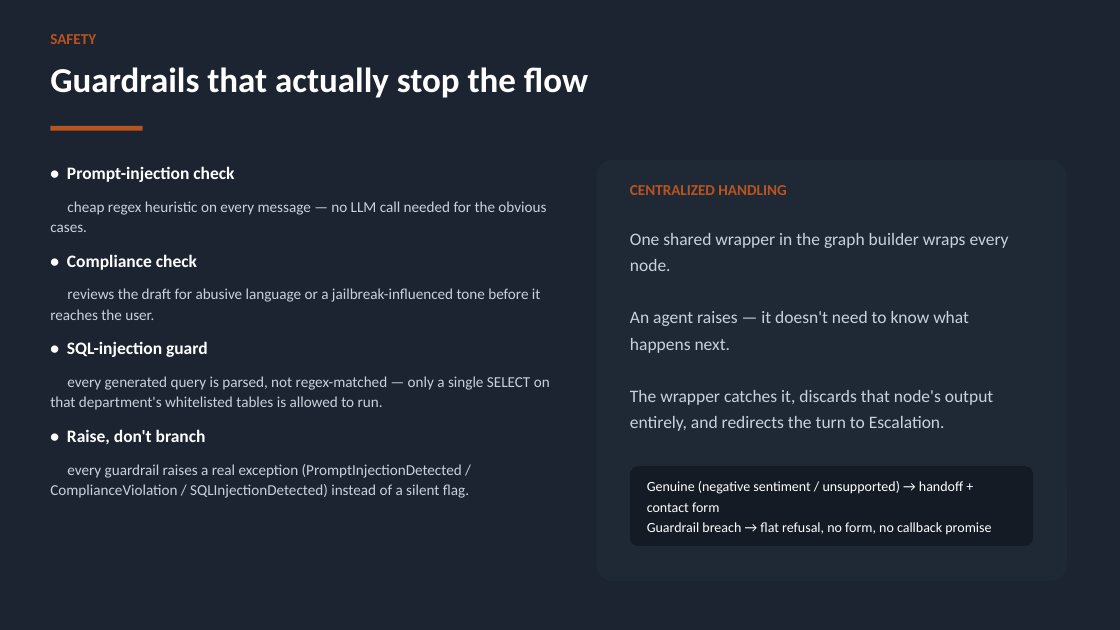
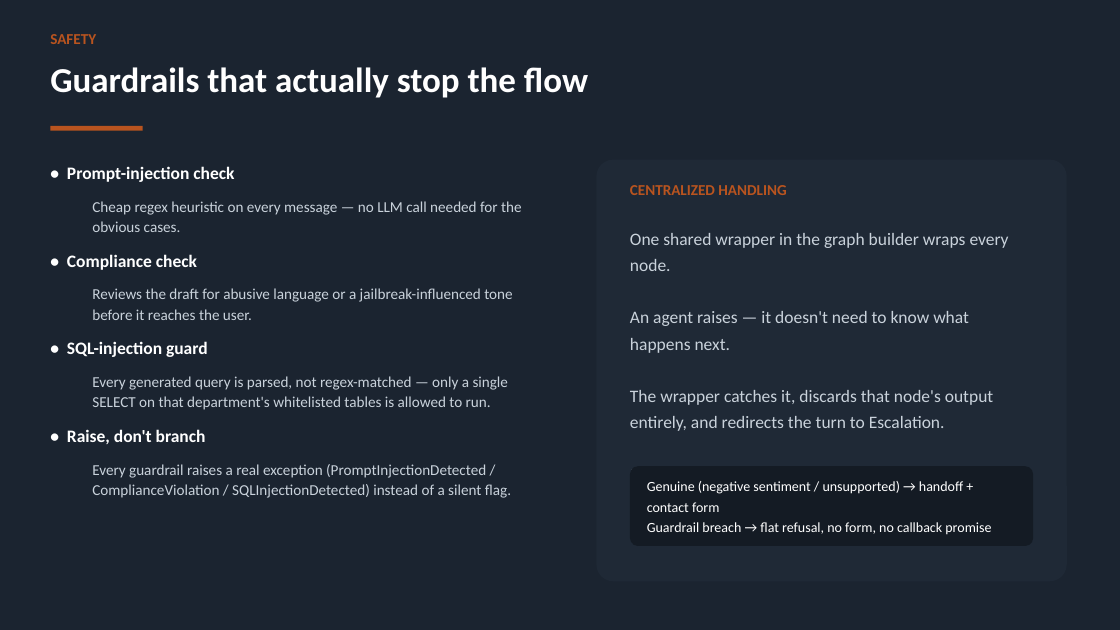
Before and after one commit to Anuj3126/agentic-support-assistant, a slide deck: slide 6 of ShopUNow_Capstone_Presentation.pptx. Drawn at 1120x630 pixels with LibreOffice and Linux fonts; fonts in the diff are those of the drawing. Boxes give left, top, right and bottom in pixels: in the first picture for what was removed or moved away, otherwise in the second. Text is boxed around its words. In the diff, an @@ line names an element or a change of style, - is before the commit and + after.

```diff
--- a/ShopUNow_Capstone_Presentation.pptx
+++ b/ShopUNow_Capstone_Presentation.pptx
@@ text at (92, 201, 522, 232): text changed @@
-cheap regex heuristic on every message — no LLM call needed for the obvious cases.
+  Cheap regex heuristic on every message — no LLM call needed for the obvious cases.
@@ text at (92, 288, 512, 320): text changed @@
-reviews the draft for abusive language or a jailbreak-influenced tone before it reaches the user.
+  Reviews the draft for abusive language or a jailbreak-influenced tone before it reaches the user.
@@ text at (92, 376, 508, 410): text changed @@
-every generated query is parsed, not regex-matched — only a single SELECT on that department's whitelisted tables is allowed to run.
+  Every generated query is parsed, not regex-matched — only a single SELECT on that department's whitelisted tables is allowed to run.
@@ text at (92, 464, 511, 498): text changed @@
-every guardrail raises a real exception (PromptInjectionDetected / ComplianceViolation / SQLInjectionDetected) instead of a silent flag.
+  Every guardrail raises a real exception (PromptInjectionDetected / ComplianceViolation / SQLInjectionDetected) instead of a silent flag.
```
Also in this commit, not shown: 7 other slides changed.
